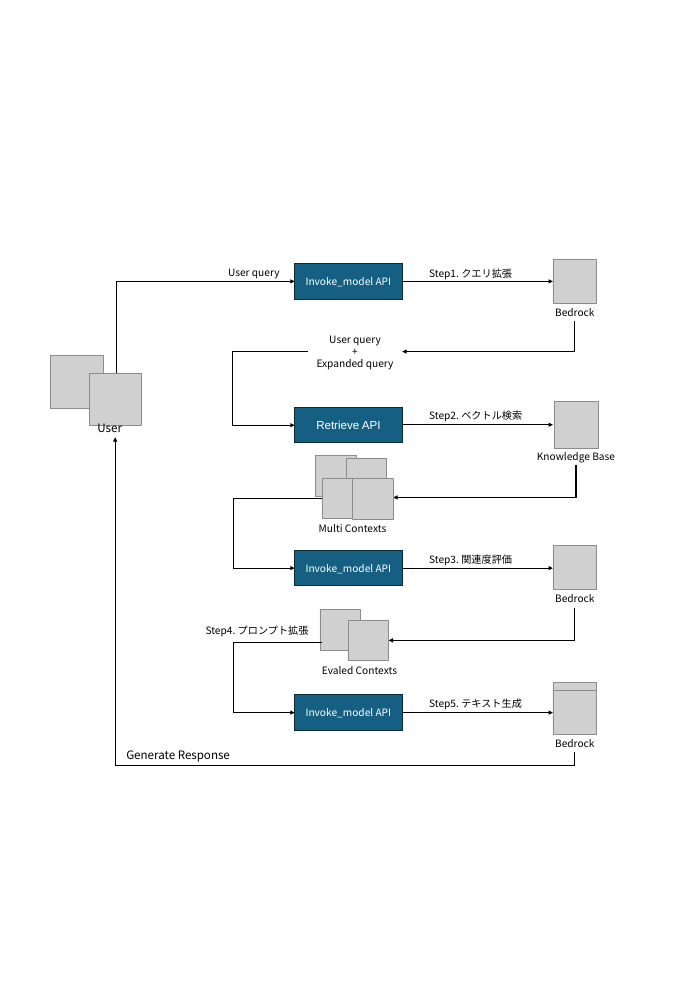
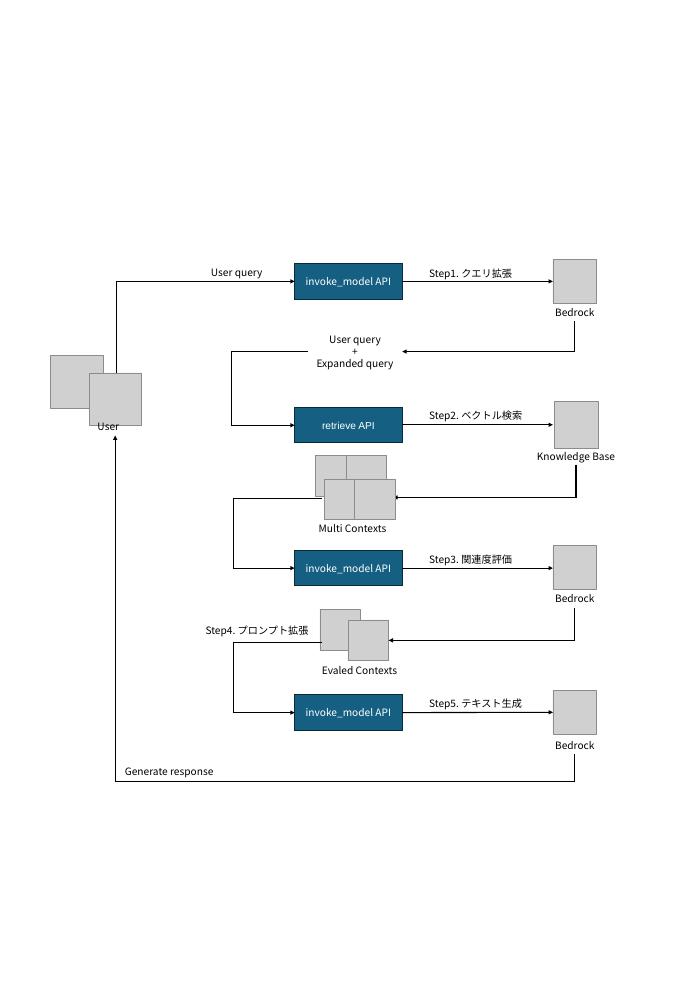
Before and after one commit to ren8k/aws-bedrock-advanced-rag-baseline, a slide deck: slide 1 of assets/bedrock-knowledge-base.pptx. Drawn at 696x1008 pixels with LibreOffice and Linux fonts; fonts in the diff are those of the drawing; grey boxes stand for pictures. Boxes give left, top, right and bottom in pixels: in the first picture for what was removed or moved away, otherwise in the second. Text is boxed around its words. In the diff, an @@ line names an element or a change of style, - is before the commit and + after.

```diff
--- a/assets/bedrock-knowledge-base.pptx
+++ b/assets/bedrock-knowledge-base.pptx
@@ text "User query": place and size @@
-text "User query" at (228,268,280,279)
+text "User query" at (211,268,263,279)
@@ text in rectangle at (306,277,391,287): text changed @@
-Invoke_model API
+invoke_model API
@@ text "User" at (97,422,119,434): size 16 to 14 pt @@
@@ elbow arrow (575, 754) - (115, 435): route changed @@
@@ text in rectangle at (322,421,374,429): text changed; size 16 to 14 pt @@
-Retrieve API
+retrieve API
@@ text in rectangle at (306,564,391,574): text changed @@
-Invoke_model API
+invoke_model API
@@ text in rectangle at (306,708,391,718): text changed @@
-Invoke_model API
+invoke_model API
@@ picture: place and size @@
-picture at (553,682,597,726)
+picture at (553,691,597,735)
@@ picture removed at (553,690,597,734) @@
@@ text at (125,767,213,778): text changed; size 16 to 14 pt @@
-Generate Response
+Generate response
```
Also in this commit, not shown: 1 other slide changed, 2 other files.
